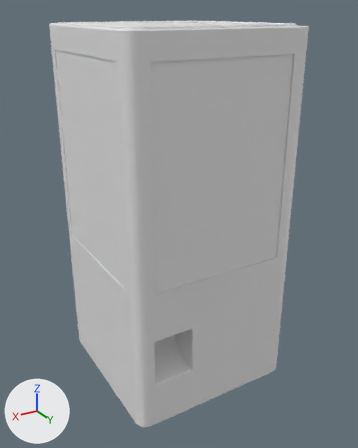
A saved change to the FBX model Assets/_App/Models/ClawMachine/ClawMachine.fbx.
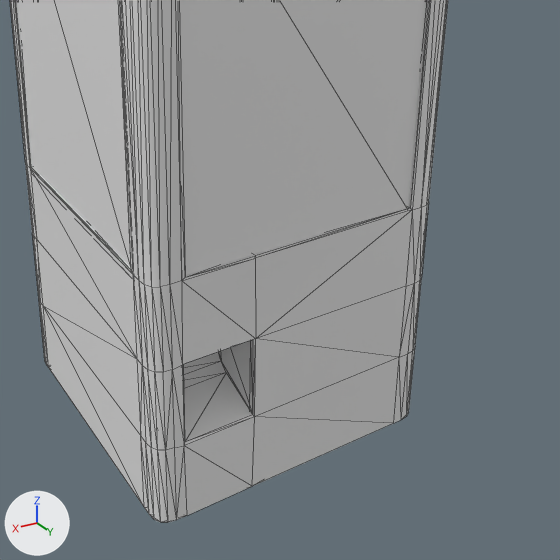
There are two pictures of each version: one whole from a camera (50 mm lens) standing at (1.31, 2.35, 2.19) and looking at (-0.11, -0.01, 1.01), one close up on the part from 15% to 100% of the width and 32% to 100% of the height. Arrows for +X, +Y and +Z are at lower left; the lights stay in place. The close-ups show mesh edges as thin lines. Where no turn or scale is listed for an object, it has been applied to the vertices.

Objects in the first close-up: 'Box', 'Glass'.
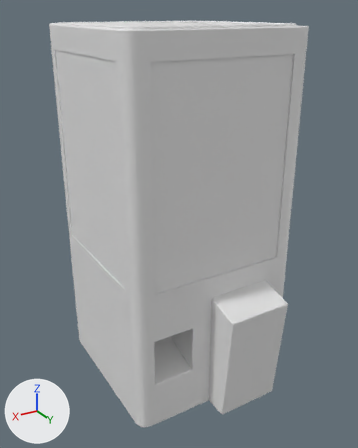
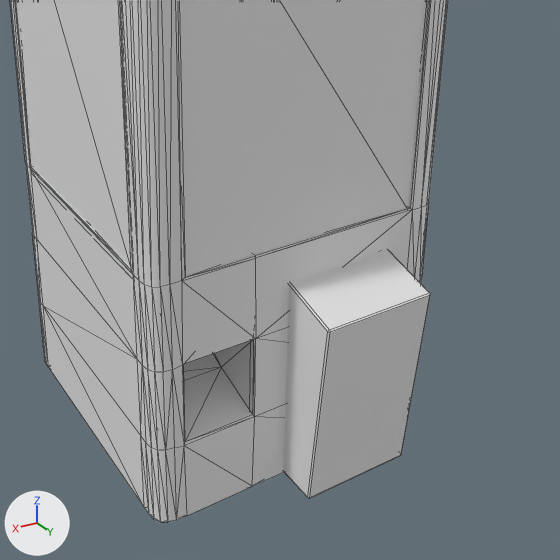
Pixel boxes [x1, y1, x2, y2] of what changed, in the close-ups (560 x 560 px; the box of a moved part takes in the faces that stretch with it):
'Box001', added: after [283, 250, 430, 498]
part 1 of me_mesh, moved or reshaped: [183, 340, 253, 442] in both

Edits to the bpy script that builds the scene:
```text
Change me_mesh:
    used by ob_box; location = (-0.127, -0.125, 0.0)
    remove me_mesh.from_pydata(...)  # 308 vertices, 620 faces; spans x -0.52..0.52, y -0.53..0.52, z -0.03..2.13
    add me_mesh.from_pydata(...)  # 304 vertices, 612 faces; spans x -0.52..0.52, y -0.53..0.52, z -0.03..2.13
    me_mesh part 1
    19 vertices are removed from x 0.16..0.43, y 0.27..0.51, z 0.33..0.75
    40 faces are deleted
    2 vertices move from x 0.42, y 0.5, z 0.0..0.84 to x 0.44, y 0.5, z 0.0..0.84
    9 vertices are added at x 0.16..0.49, y 0.13..0.51, z 0.33..0.75
    6 new vertices lie (0.24, 0.0, 0.0) away from vertices in x 0.18, y 0.16..0.32, z 0.33..0.55
    32 new faces join them
Add me_mesh_006:
    me_mesh_006.from_pydata(...)  # 64 vertices, 26 faces; spans x -0.195..0.195, y -0.078..0.139, z -0.017..0.719
Add ob_box001:
    ob_box001 = bpy.data.objects.new('Box001', me_mesh_006)
    ob_box001.location = (-0.267, 0.462, 0.0)
```
